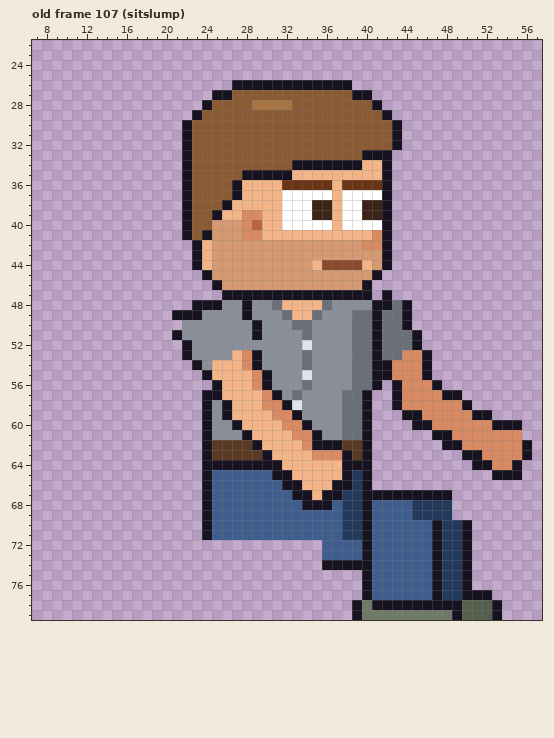
Pixel-art file, stored at sprites/expo/expo_atta_right_anim.aseprite. The first picture shows the starting point.
64x80 pixels, 129 frames. Colours within 5 levels of each other are drawn and written as one. Shown: old frame 107 (sitslump): x 7..57, y 22..79. The commit also changed other frames, which this record leaves out.
The same view after the edit:
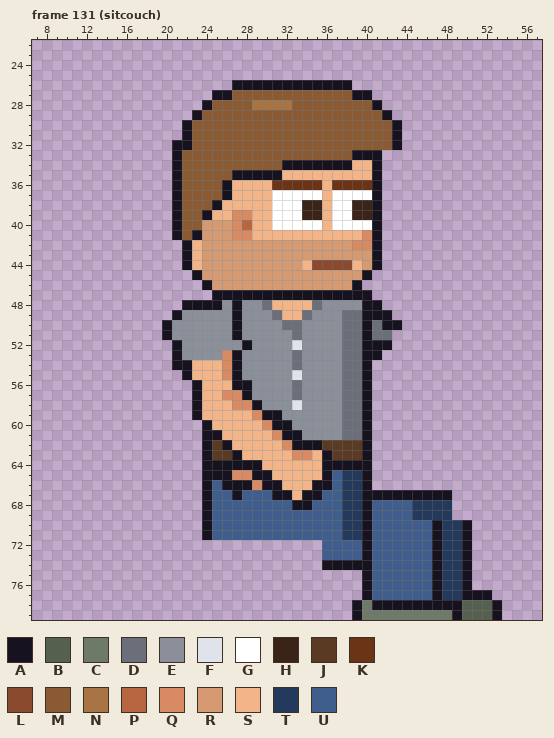
Palette (. is transparent): A #17121f  B #55604f  C #6e7a68  D #6a6f7a  E #8a8f9a  F #e0e4ea  G #ffffff  H #3a2418  J #5a3a22  K #6b3416  L #8a4a2e  M #8a5a32  N #a87444  P #b8663f  Q #d88a62  R #d69a72  S #f3b488  T #243a5c  U #3f5e8e
A new or re-ordered frame is compared with the old frame closest to it.
The edit:
frames 129 -> 135
--- frame 131 (sitcouch) is new; against old frame 107 (sitslump)
@@ x 7..57 @@
 31 ...............AMMMMMMMMMMMMMMMMMMMMA..............
-32 ...............AMMMMMMMMMMMMMMMMMMMMA..............
-33 ...............AMMMMMMMMMMMMMMMMMAAA...............
-34 ...............AMMMMMMMMMMAAAAAAASSA...............
-35 ...............AMMMMMAAAAASSSSSSSSSA...............
-36 ...............AMMMMASSSSKKKKKSKKKKA...............
-37 ...............AMMMMASSSSGGGGGSGGGGA...............
-38 ...............AMMMASSSSSGGGHHSGGHHA...............
-39 ...............AMMASSQQSSGGGHHSGGHHA...............
-40 ...............AMMRRRQPSSGGGGGSGGGGA...............
-41 ...............AMARRRQQSSSSSSSSSSSQA...............
-42 ................ASRRRRRRRRRRRRRRRQQA...............
-43 ................ASRRRRRRRRRRRRRRRRRA...............
-44 ................ASRRRRRRRRRRSLLLLSRA...............
-45 .................ARRRRRRRRRRRRRRRRA................
-46 ..................ARRRRRRRRRRRRRRA.................
-47 ...................AAAAAAAAAAAAAAA.A...............
-48 ................AAAEEAEEDSSSSDEEEEAADA.............
-49 ..............AAAEEEEAEEEDSSDEEEDDADDA.............
-50 ...............EEEEEEEAEEEDDEEEEDDADDA.............
-51 ..............AEEEEEEEAEEEEDEEEEDDADDDA............
-52 ...............AEEEEEEEEEEEFEEEEDDADDDA............
-53 ...............AEEEESQAEEEEDEEEEDDADDQQA...........
-54 ................AESSSQAEEEEDEEEEDDAAQQQA...........
-55 .................ASSSSQAEEEFEEEEDDAAQQQA...........
-56 ..................ASSSQAEEEDEEEEDDA.AQQQA..........
-57 .................AASSSSQAEDEEEEDDA..AQQQQAA........
-58 .................AEASSSQQAFEEEEDDA..AQQQQQQA.......
-59 .................AEASSSSQQAEEEEDDA...AAQQQQQAA.....
-60 .................AEEASSSSQQAEEEDDA....AAQQQQQQAAA..
-61 .................AEEEASSSSQQAEEDDA......AAQQQQQQQ..
-62 .................AJJJJASSSSQAAAJJA.......AAQQQQQQA.
-63 .................AJJJJJASSSSQQQAJA.........AAQQQQA.
-64 .................AAAAAAAASSSSSSAAA..........AAQQA..
-65 .................AUUUUUUAASSSSSATA............AAA..
-66 .................AUUUUUUUAASSSAATA.................
-67 .................AUUUUUUUUAASAATTAAAAAAAAA.........
-68 .................AUUUUUUUUUAAAUTTAUUUUTTTT.........
+32 ..............AAMMMMMMMMMMMMMMMMMMMMA..............
+33 ..............AMMMMMMMMMMMMMMMMMAAA................
+34 ..............AMMMMMMMMMMAAAAAAASSA................
+35 ..............AMMMMMAAAAASSSSSSSSSA................
+36 ..............AMMMMASSSSKKKKKSKKKKA................
+37 ..............AMMMMASSSSGGGGGSGGGGA................
+38 ..............AMMMASSSSSGGGHHSGGHHA................
+39 ..............AMMASSQQSSGGGHHSGGHHA................
+40 ..............AMMRRRQPSSGGGGGSGGGGA................
+41 ..............AMARRRQQSSSSSSSSSSSQA................
+42 ...............ASRRRRRRRRRRRRRRRQQA................
+43 ...............ASRRRRRRRRRRRRRRRRRA................
+44 ...............ASRRRRRRRRRRSLLLLSRA................
+45 ................ARRRRRRRRRRRRRRRRA.................
+46 .................ARRRRRRRRRRRRRRA..................
+47 ..................AAAAAAAAAAAAAAAA.................
+48 ...............AAAAEAEEDSSSSDEEEEAA................
+49 ..............AEEEEEAEEEDSSDEEEDDAAA...............
+50 .............AEEEEEEAEEEEDDEEEEDDADAA..............
+51 .............AEEEEEEAEEEEEDEEEEDDADD...............
+52 ..............AEEEEEEAEEEEFEEEEDDAAA...............
+53 ..............AEEEEQAEEEEEDEEEEDDAA................
+54 ..............AASSSQAEEEEEDEEEEDDA.................
+55 ...............ASSSQAEEEEEFEEEEDDA.................
+56 ................ASSSAAEEEEDEEEEDDA.................
+57 ................ASSQQAEEEEDEEEEDDA.................
+58 ................ASSSQQAEEEFEEEEDDA.................
+59 ................ASSSSSQAAEEEEEEDDA.................
+60 .................ASSSSSQAAEEEEEDDA.................
+61 .................AASSSSSQAAEEEEDDA.................
+62 .................AJASSSSSQAAAJJJJA.................
+63 .................AJJASSSSSQQSAJJJA.................
+64 .................AAAAAASSSSSSAAAAA.................
+65 .................AAAQQAASSSSSAUTTA.................
+66 .................AUAAAQAASSSAAUTTA.................
+67 .................AUUAUUUAASAAUUTTAAAAAAAAA.........
+68 .................AUUUUUUUUAAUUUTTAUUUUTTTT.........
 69 .................AUUUUUUUUUUUUUTTAUUUUTTTT.........
Changed places in both pictures, as pixel boxes (x1, y1, x2, y2):
changed: (162, 140, 532, 510)
